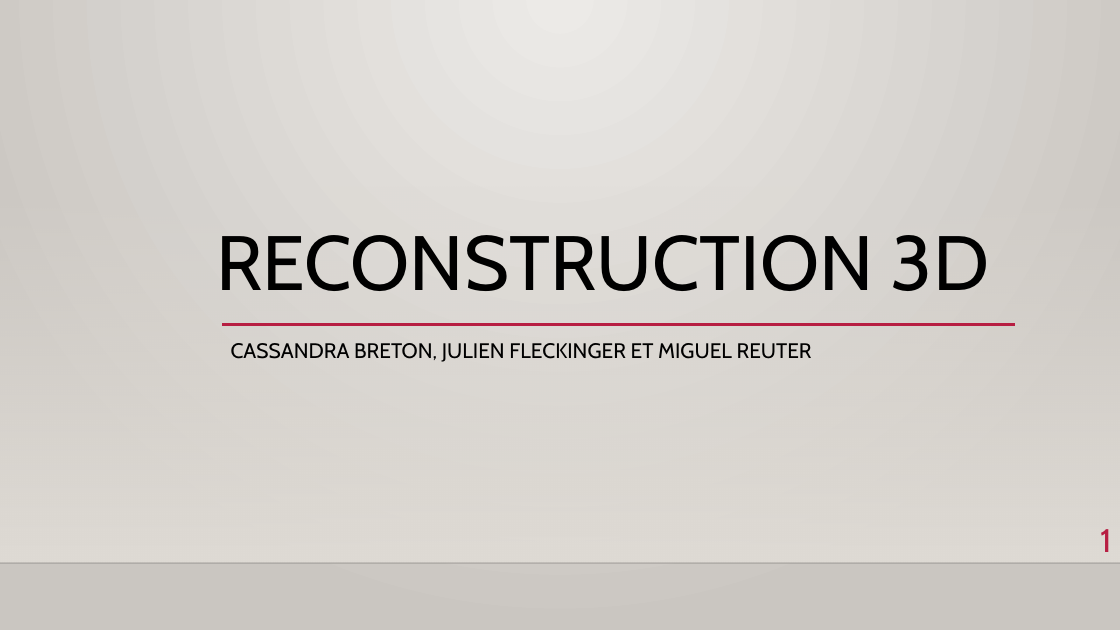
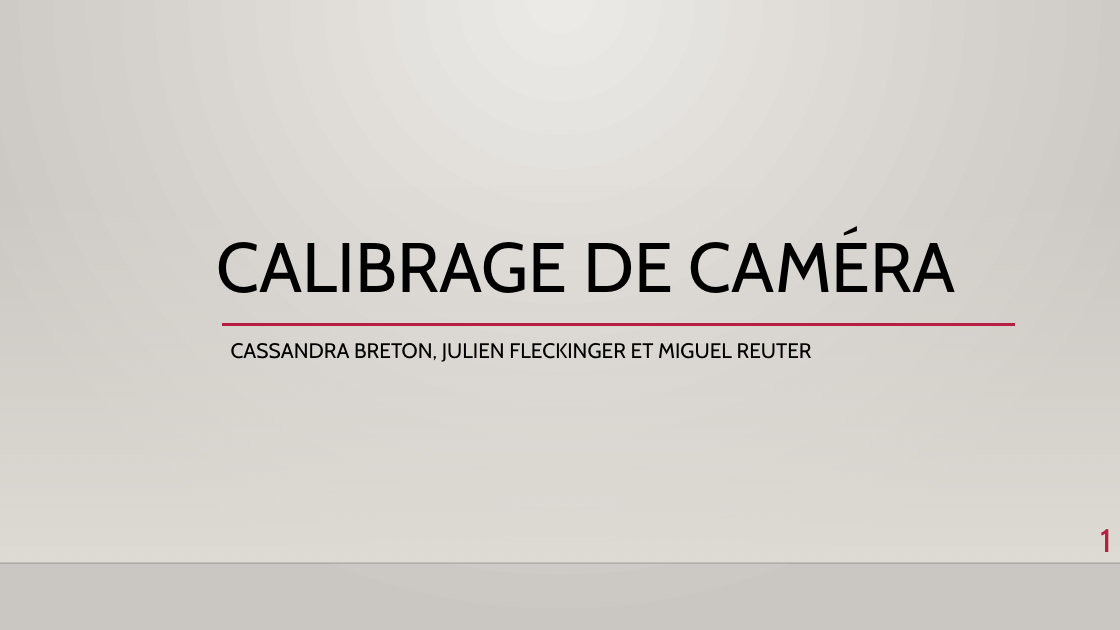
Before and after one commit to IlTuxIl/Reconstruction3D, a slide deck: slide 1 of doc/Présentation.pptx. Drawn at 1120x630 pixels with LibreOffice and Linux fonts; fonts in the diff are those of the drawing; background and template pictures are left out. Boxes give left, top, right and bottom in pixels: in the first picture for what was removed or moved away, otherwise in the second. Text is boxed around its words. In the diff, an @@ line names an element or a change of style, - is before the commit and + after.

```diff
--- a/doc/Présentation.pptx
+++ b/doc/Présentation.pptx
@@ title at box(216, 232, 956, 293): text changed; size 66 to 60 pt @@
-RECONSTRUCTION 3D
+CALIBRAGE DE CAMÉRA
```
Also in this commit, not shown: 1 other file.
